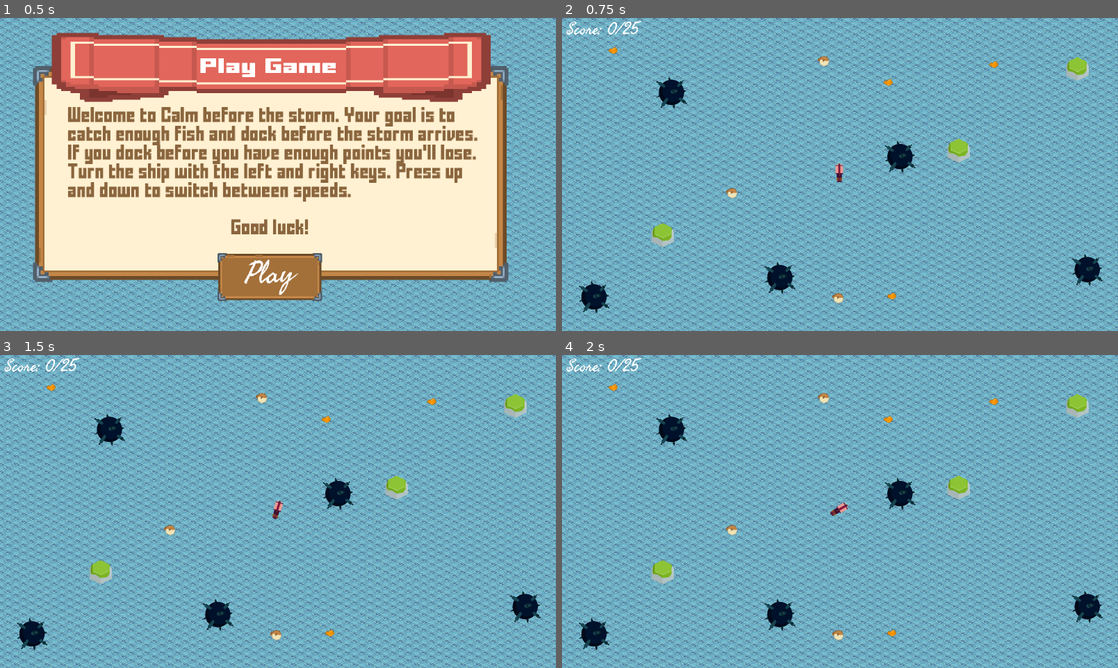
Above: before the commit, frames 1-4 (two rows, left to right).
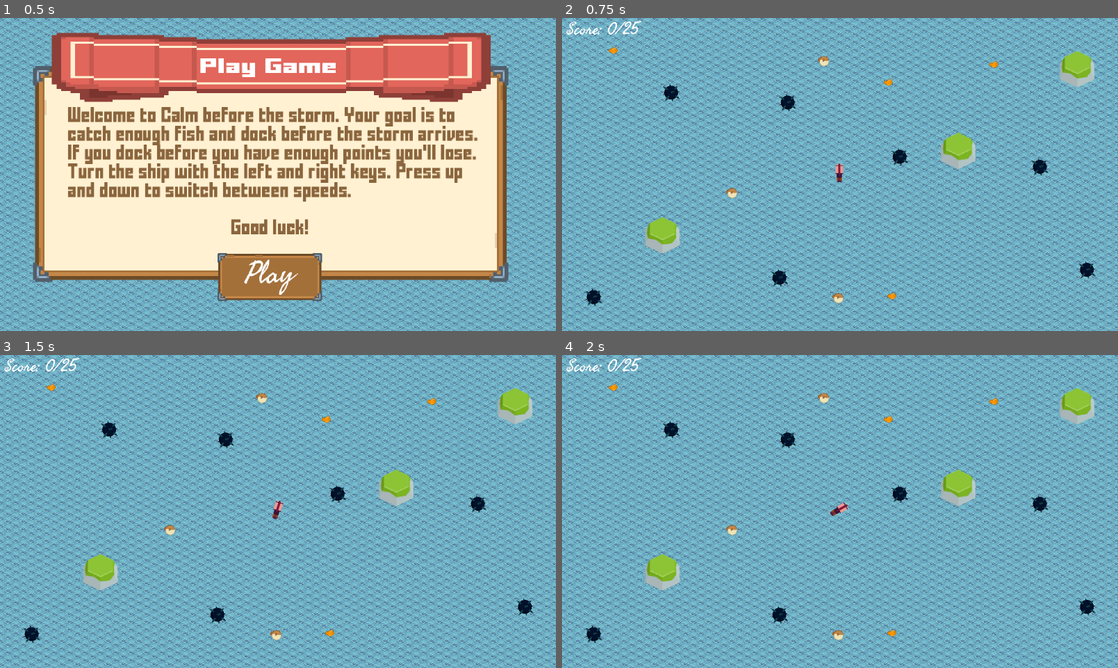
Above: after the commit, the same moments.

Repository: Coffin-Likker/CalmBeforeTheStorm
Game: Godot game, scene res://scenes/main.tscn
Two runs of this game, one before a commit and one after it. Both use one fixed random seed, a clock stepped at 60 frames per second and the inputs below.
Inputs:
- Up to frame 1 (0.5 s): no input
- Up to frame 2 (0.75 s): click "Play" at 0.5 s
- Up to frame 3 (1.5 s): tap Enter at 1.25 s; hold Right (ui_right) from 1.28 s (still down)
- Up to frame 4 (2 s): keep holding Right (ui_right)

Frame 1 is identical in both runs. In frame 2, 2.8% of the frame differs, in the area x 3-98%, y 10-95%; in frame 3, 2.8%; in frame 4, 2.8%.

Commit message:
Game over screen

Diff:
--- a/scenes/UI Elements/game_over_panel.tscn
+++ b/scenes/UI Elements/game_over_panel.tscn
@@ -44,31 +44,41 @@
 theme_override_font_sizes/font_size = 40
 text = "Game Over"
 
-[node name="Button" parent="." instance=ExtResource("3_vkp82")]
+[node name="RestartButton" parent="." instance=ExtResource("3_vkp82")]
 layout_mode = 0
 offset_left = 383.0
 offset_top = 388.0
 offset_right = 601.0
 offset_bottom = 489.0
 
-[node name="IntroLabel" type="Label" parent="."]
+[node name="OutcomeLabel" type="Label" parent="."]
+layout_mode = 0
+offset_left = 424.0
+offset_top = 73.0
+offset_right = 565.0
+offset_bottom = 109.0
+theme_override_colors/font_color = Color(0.541176, 0.396078, 0.239216, 1)
+theme_override_fonts/font = ExtResource("4_gwaeg")
+theme_override_font_sizes/font_size = 25
+text = "You lost..."
+horizontal_alignment = 1
+
+[node name="OutroLabel" type="Label" parent="."]
 layout_mode = 1
 anchors_preset = -1
 anchor_right = 1.0
 anchor_bottom = 1.0
 offset_left = 345.0
-offset_top = 91.0
+offset_top = 131.0
 offset_right = -344.0
-offset_bottom = -249.0
+offset_bottom = -200.0
 theme_override_colors/font_color = Color(0.542441, 0.397859, 0.238427, 1)
 theme_override_fonts/font = ExtResource("4_gwaeg")
 theme_override_font_sizes/font_size = 25
-text = "You Lost...
-The storm got
-you."
+text = "The storm got you."
 horizontal_alignment = 1
 
-[node name="GoodLuckLabel" type="Label" parent="."]
+[node name="FinalScoreLabel" type="Label" parent="."]
 layout_mode = 0
 offset_left = 343.0
 offset_top = 317.0
@@ -80,4 +90,4 @@
 text = "Final Score: 30/25"
 
 [editable path="RedBanner"]
-[editable path="Button"]
+[editable path="RestartButton"]
--- a/scenes/UI Elements/menu_manager.tscn
+++ b/scenes/UI Elements/menu_manager.tscn
@@ -14,7 +14,6 @@
 script = ExtResource("1_t2vuo")
 
 [node name="IntroUIPanel" parent="." instance=ExtResource("2_2jatm")]
-visible = false
 layout_mode = 1
 offset_left = 112.0
 offset_top = 101.0
@@ -22,18 +21,16 @@
 offset_bottom = 101.4
 
 [node name="GameOverPanel" parent="." instance=ExtResource("3_r737k")]
-visible = false
 layout_mode = 1
-offset_left = 112.0
-offset_top = 109.0
-offset_right = 113.0
-offset_bottom = 109.4
+offset_right = 1.0
+offset_bottom = 0.399994
 
 [connection signal="pressed" from="IntroUIPanel/StartButton" to="." method="_on_start_button_pressed"]
+[connection signal="pressed" from="GameOverPanel/RestartButton" to="." method="_on_restart_button_pressed"]
 
 [editable path="IntroUIPanel"]
 [editable path="IntroUIPanel/RedBanner"]
 [editable path="IntroUIPanel/StartButton"]
 [editable path="GameOverPanel"]
 [editable path="GameOverPanel/RedBanner"]
-[editable path="GameOverPanel/Button"]
+[editable path="GameOverPanel/RestartButton"]
--- a/scenes/main.tscn
+++ b/scenes/main.tscn
@@ -10,6 +10,7 @@
 [ext_resource type="PackedScene" uid="uid://c5b4cn2ymgvpy" path="res://scenes/level_generator.tscn" id="7_5q7pe"]
 
 [node name="Main" type="Node2D"]
+metadata/_edit_vertical_guides_ = [560.0]
 
 [node name="Camera2D" type="Camera2D" parent="."]
 z_index = 10
@@ -60,9 +61,20 @@
 z_index = 15
 
 [node name="IntroUIPanel" parent="MenuManager" index="0"]
-visible = true
 offset_left = 67.0
 offset_right = 68.0
+
+[node name="GameOverPanel" parent="MenuManager" index="1"]
+visible = false
+offset_left = 66.0
+offset_top = 102.0
+offset_right = 67.0
+offset_bottom = 102.4
+
+[node name="OutroLabel" parent="MenuManager/GameOverPanel" index="4"]
+offset_left = 380.0
+offset_right = 607.0
+offset_bottom = 205.6
 
 [editable path="GameManager"]
 [editable path="Player"]
@@ -75,4 +87,4 @@
 [editable path="MenuManager/IntroUIPanel/StartButton"]
 [editable path="MenuManager/GameOverPanel"]
 [editable path="MenuManager/GameOverPanel/RedBanner"]
-[editable path="MenuManager/GameOverPanel/Button"]
+[editable path="MenuManager/GameOverPanel/RestartButton"]
--- a/scenes/mine.tscn
+++ b/scenes/mine.tscn
@@ -6,7 +6,7 @@
 radius = 10.0311
 
 [node name="Mine" type="Area2D"]
-scale = Vector2(1.47008, 1.52412)
+scale = Vector2(0.8, 0.83)
 
 [node name="Sprite2D" type="Sprite2D" parent="."]
 position = Vector2(-3.55271e-15, -1.69407e-21)
--- a/scenes/safezone.tscn
+++ b/scenes/safezone.tscn
@@ -6,7 +6,7 @@
 radius = 8.32788
 
 [node name="Safezone" type="Area2D"]
-scale = Vector2(1.4363, 1.64317)
+scale = Vector2(2.2, 2.517)
 
 [node name="Sprite2D" type="Sprite2D" parent="."]
 position = Vector2(-0.556298, 8)
--- a/scripts/constants.gd
+++ b/scripts/constants.gd
@@ -19,7 +19,7 @@
 var num_safezones: int = 3
 const BORDER_BUFFER = 50  # Buffer zone from map edges
 const CENTER_SAFE_RADIUS = 50  # Radius of safe zone in the center
-const NUM_MINES = 5  # Adjust this number as needed
+const NUM_MINES = 7  # Adjust this number as needed
 
 # Player movement variables
 var player_max_speed: float = 200.0
@@ -40,7 +40,7 @@
 var mine_scene = load("res://scenes/mine.tscn")
 
 # Game over conditions
-var required_score: int = 20
+var required_score: int = 30
 
 func reset_game():
 	game_score = 0
@@ -51,7 +51,7 @@
 
 func update_score_display():
 	if score_label:
-		score_label.text = "Score: " + str(game_score) + "/25"
+		score_label.text = "Score: " + str(game_score) + "/" + str(required_score)
 
 func update_time_display():
 	if timer_label:
--- a/scripts/game_manager.gd
+++ b/scripts/game_manager.gd
@@ -4,6 +4,8 @@
 @onready var death_cloud = $'../DeathCloud'
 @onready var warning_panel = $'../HUD/WarningPanel'
 @onready var HUD = $'../HUD'
+@onready var menu_manager = $'../MenuManager'
+@onready var gg_menu = $'../MenuManager/GameOverPanel'
 var direction
 
 func _ready():
@@ -40,7 +42,7 @@
 			mine.connect("mine_hit", Callable(self, "_on_mine_hit"))
 
 func _on_mine_hit():
-	_game_over("Hit a mine!")
+	_game_over("You Lost...", "You hit a mine")
 
 func _on_fish_spawned(fish_instance):
 	if not fish_instance.is_connected("fish_entered", Callable(self, "_on_fish_entered")):
@@ -67,9 +69,9 @@
 	if Constants.game_score >= Constants.required_score:
 		Constants.player_in_safezone = true
 		Constants.update_score_display()
-		_game_over("Entered safezone with enough fish!")
+		_game_over("You Won!", "Congratulations!")
 	else:
-		_game_over("Entered safezone without enough fish!")
+		_game_over("You Lost...", "You didn't catch enough fish.")
 
 func _on_fish_entered(fish):
 	if fish.is_in_group("special_fish"):
@@ -94,15 +96,19 @@
 	Constants.timer_running = false
 
 func _on_cloud_hit_player():
-	_game_over("Hit by cloud!")
+	_game_over("You Lost...", "The storm caught you.")
 
-func _game_over(reason):
+func _game_over(outcome, reason):
 	Constants.current_state = Constants.GameState.GAME_OVER
 	Constants.timer_running = false
-	if  Constants.game_score >= Constants.required_score and reason != "Hit by cloud!":
-		print("Game Over: " + "you Won")
-	else:
-		print("Game Over: " + reason)
+	menu_manager.outro_panel.show()
+	menu_manager.outro_outcome_label.text = outcome
+	menu_manager.outro_outro_label.text = reason
+	menu_manager.outro_final_label.text = "Final Score: " + str(Constants.game_score) + "/" + str(Constants.required_score)
+	#if  Constants.game_score >= Constants.required_score and (reason != "Hit by cloud!"):
+		#print("Game Over: " + "you Won")
+	#else:
+		#print("Game Over: " + reason)
 
 
 func reset_game():
--- a/scripts/menu_manager.gd
+++ b/scripts/menu_manager.gd
@@ -2,10 +2,15 @@
 
 @onready var game_manager = $'../GameManager'
 @onready var intro_panel = $'IntroUIPanel'
+@onready var outro_panel = $'GameOverPanel'
+@onready var outro_outcome_label =$'GameOverPanel/OutcomeLabel'
+@onready var outro_outro_label = $'GameOverPanel/OutroLabel'
+@onready var outro_final_label = $'GameOverPanel/FinalScoreLabel'
 
 # Called when the node enters the scene tree for the first time.
 func _ready():
 	intro_panel.show()
+
 	pass # Replace with function body.
 
 
@@ -18,3 +23,8 @@
 	game_manager.start_game()
 	intro_panel.hide()
 	pass # Replace with function body.
+
+
+func _on_restart_button_pressed():
+	game_manager.reset_game()
+	pass # Replace with function body.
Not shown: 1 places in scenes/main.tscn that only renumber resources
Not shown: 1 places in scenes/mine.tscn that only renumber resources
